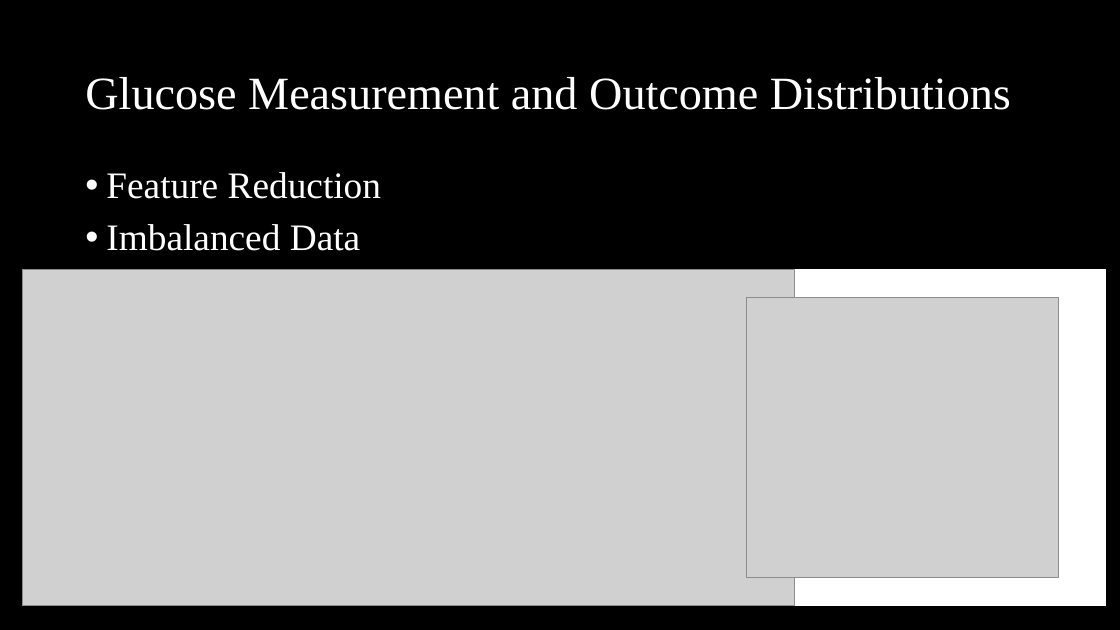
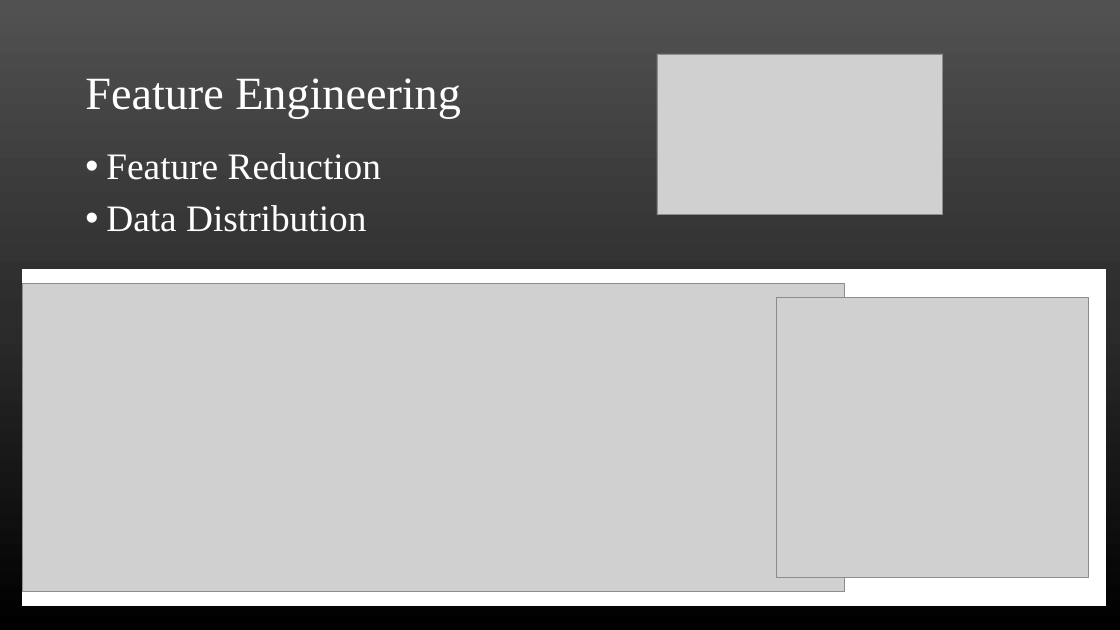
Before and after one commit to imw2/Diabetes-Diagnosis-Prediction, a slide deck: slide 7 of Presentation/FinalPresentationWittler.pptx. Drawn at 1120x630 pixels with LibreOffice and Linux fonts; fonts in the diff are those of the drawing; grey boxes stand for pictures. Boxes give left, top, right and bottom in pixels: in the first picture for what was removed or moved away, otherwise in the second. Text is boxed around its words. In the diff, an @@ line names an element or a change of style, - is before the commit and + after.

```diff
--- a/Presentation/FinalPresentationWittler.pptx
+++ b/Presentation/FinalPresentationWittler.pptx
@@ background #000000 to gradient #515151 to #2E2E2E to #000000 @@
@@ picture added at box(657, 54, 943, 214) @@
@@ title at box(85, 78, 461, 118): text changed @@
-Glucose Measurement and Outcome Distributions
+Feature Engineering
@@ text "Feature Reduction": place and size @@
-text "Feature Reduction" at box(106, 172, 381, 251)
+text "Feature Reduction" at box(106, 153, 381, 232)
@@ text at box(106, 205, 366, 232): text changed @@
-• Imbalanced Data
+• Data Distribution
@@ picture: place and size @@
-picture at box(23, 270, 795, 606)
+picture at box(23, 284, 844, 592)
@@ picture: place and size @@
-picture at box(747, 297, 1059, 577)
+picture at box(776, 297, 1088, 577)
```
Also in this commit, not shown: 11 other slides changed, 1 slide added, 1 slide removed.
